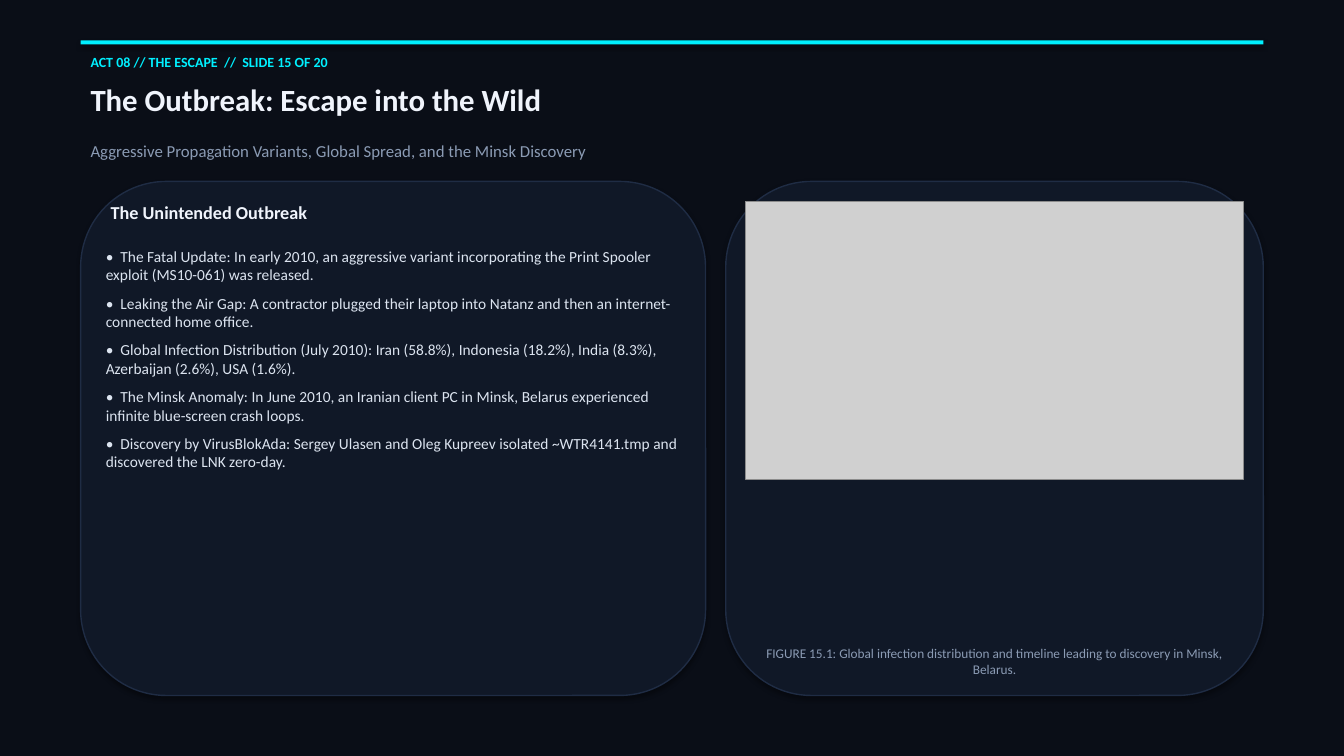
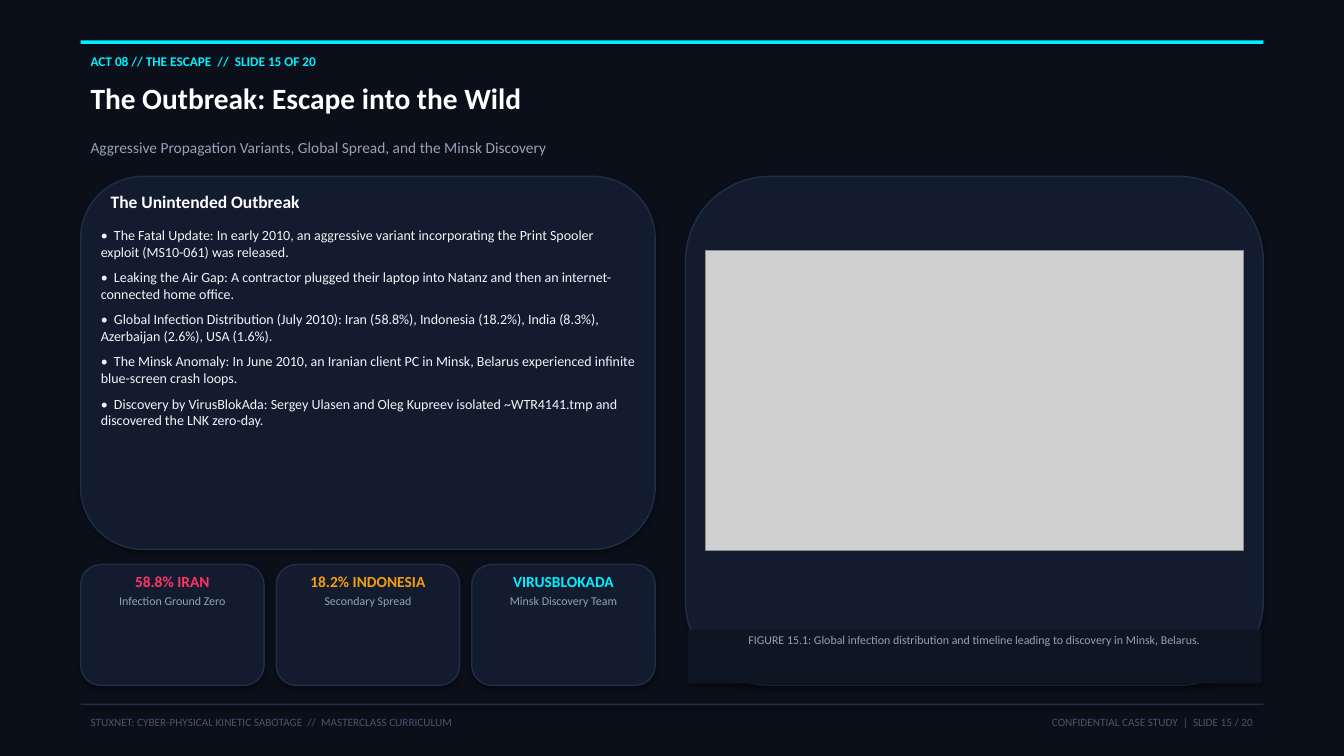
Before and after one commit to sivaoffl04/Cyber-Blog, a slide deck: slide 15 of Case Study/STUXNET/STUXNET_Masterclass_Seminar_20_Slides.pptx. Drawn at 1344x756 pixels with LibreOffice and Linux fonts; fonts in the diff are those of the drawing; grey boxes stand for pictures. Boxes give left, top, right and bottom in pixels: in the first picture for what was removed or moved away, otherwise in the second. Text is boxed around its words. In the diff, an @@ line names an element or a change of style, - is before the commit and + after.

Commit message:
feat(case-studies): add comprehensive vulnerability remediation and incident protection blueprints to all case studies and enhance Stuxnet masterclass PPTX

```diff
--- a/Case Study/STUXNET/STUXNET_Masterclass_Seminar_20_Slides.pptx
+++ b/Case Study/STUXNET/STUXNET_Masterclass_Seminar_20_Slides.pptx
@@ rectangle at [0,0,1344,756]: fill #0A0E17 to #0B0F19 @@
@@ text "ACT 08 // THE ESCAPE ..." at [91,57,315,66]: size 10 to 9.5 pt @@
@@ text "The Outbreak: Escape into the ..." at [91,88,521,114]: size 22 to 21 pt, text colour #F0F4FC to #FFFFFF @@
@@ text "Aggressive Propagation Variants, Global Spread, ..." at [91,142,546,156]: size 12 to 11 pt, text colour #8B9BB4 to #94A3B8 @@
@@ rounded rectangle: place and size @@
-rounded rectangle at [81,181,706,696]
+rounded rectangle at [81,176,655,549]
@@ rounded rectangle at [81,176,655,549]: fill #101827 to #131C2E; outline #1F2C44 1 pt to #1F2E47 1 pt @@
@@ rounded rectangle at [686,176,1263,686]: fill #101827 to #131C2E; outline #1F2C44 1 pt to #1F2E47 1 pt @@
@@ rounded rectangle: place and size @@
-rounded rectangle at [726,181,1263,696]
+rounded rectangle at [686,176,1263,686]
@@ text "The Unintended Outbreak": place and size @@
-text "The Unintended Outbreak" at [111,206,307,219]
+text "The Unintended Outbreak" at [111,195,299,208]
@@ text "The Unintended Outbreak" at [111,195,299,208]: size 13 to 12.5 pt, text colour #F0F4FC to #FFFFFF @@
@@ text "• The Fatal Update: In ...": place and size @@
-text "• The Fatal Update: In ..." at [106,251,677,470]
+text "• The Fatal Update: In ..." at [101,230,635,428]
@@ text "• The Fatal Update: In ..." at [101,230,635,428]: size 11 to 10 pt, text colour #DCE4F0 to #F1F5F9; less space between paragraphs @@
@@ picture: place and size @@
-picture at [746,202,1243,479]
+picture at [706,251,1243,552]
@@ rounded rectangle added at [81,565,264,686], fill #131C2E, outline #1F2E47 1 pt @@
@@ rounded rectangle added at [276,565,460,686], fill #131C2E, outline #1F2E47 1 pt @@
@@ rounded rectangle added at [472,565,655,686], fill #131C2E, outline #1F2E47 1 pt @@
@@ text added at [119,576,226,605], 8.5 pt, text #94A3B8 @@
+58.8% IRAN
+Infection Ground Zero
@@ text added at [310,576,426,607], 8.5 pt, text #94A3B8 @@
+18.2% INDONESIA
+Secondary Spread
@@ text added at [510,577,617,607], 8.5 pt, text #94A3B8 @@
+VIRUSBLOKADA
+Minsk Discovery Team
@@ rectangle added at [688,630,1261,684], fill #0E1523 @@
@@ text "FIGURE 15.1: Global infection distribution ...": place and size @@
-text "FIGURE 15.1: Global infection distribution ..." at [766,649,1222,674]
+text "FIGURE 15.1: Global infection distribution ..." at [748,636,1200,646]
@@ text "FIGURE 15.1: Global infection distribution ..." at [748,636,1200,646]: size 9.5 to 8.5 pt, text colour #8B9BB4 to #94A3B8 @@
@@ rectangle added at [81,704,1263,705], fill #1F2E47 @@
@@ text added at [91,719,452,726], 8 pt, text #475569 @@
+STUXNET: CYBER-PHYSICAL KINETIC SABOTAGE // MASTERCLASS CURRICULUM
@@ text added at [1052,719,1252,726], 8 pt, text #475569 @@
+CONFIDENTIAL CASE STUDY | SLIDE 15 / 20
```
Also in this commit, not shown: 19 other slides changed, 5 other files.
